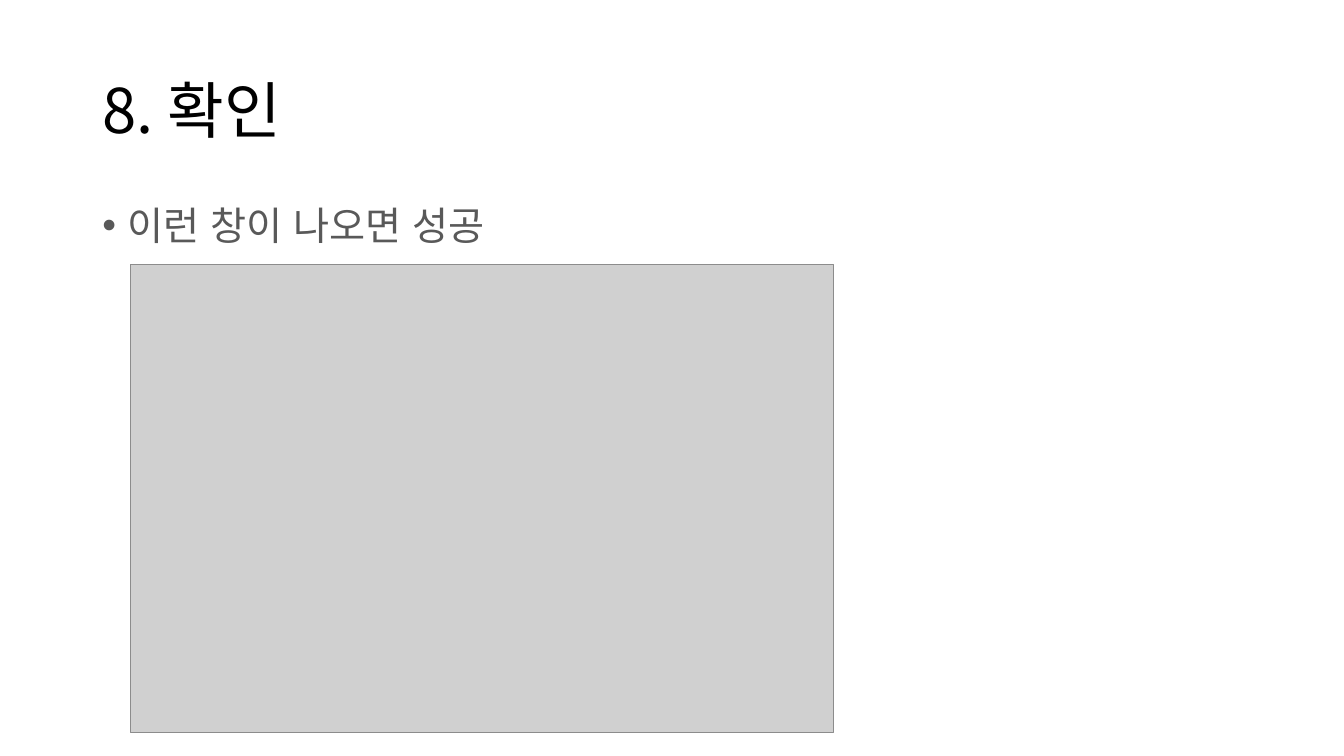
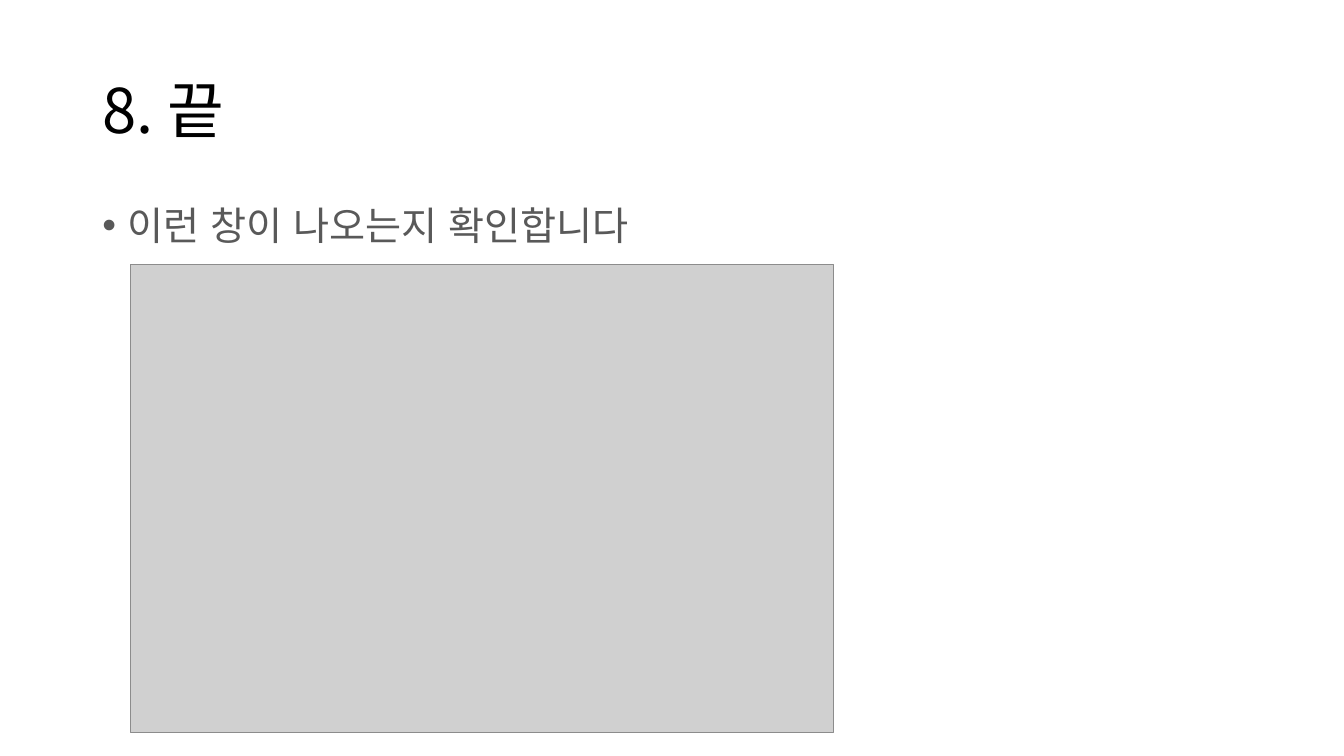
Before and after one commit to IamGroooooot/cien-unity-2020, a slide deck: slide 11 of Git 특강/Source Tree 설치법.pptx. Drawn at 1344x756 pixels with LibreOffice and Linux fonts; fonts in the diff are those of the drawing; grey boxes stand for pictures. Boxes give left, top, right and bottom in pixels: in the first picture for what was removed or moved away, otherwise in the second. Text is boxed around its words. In the diff, an @@ line names an element or a change of style, - is before the commit and + after.

```diff
--- a/Git 특강/Source Tree 설치법.pptx
+++ b/Git 특강/Source Tree 설치법.pptx
@@ title at (x1=102, y1=84, x2=225, y2=137): text changed @@
-8. 확인
+8. 끝
@@ text at (x1=128, y1=207, x2=629, y2=243): text changed @@
-• 이런 창이 나오면 성공
+• 이런 창이 나오는지 확인합니다
```
Also in this commit, not shown: 8 other slides changed, 1 other file.
